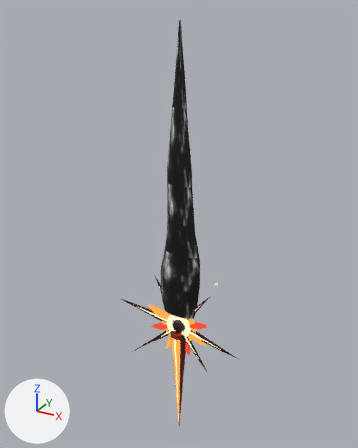
The glTF model models/starburst_sword/export/StarburstSword.glb: old version first, new version second.
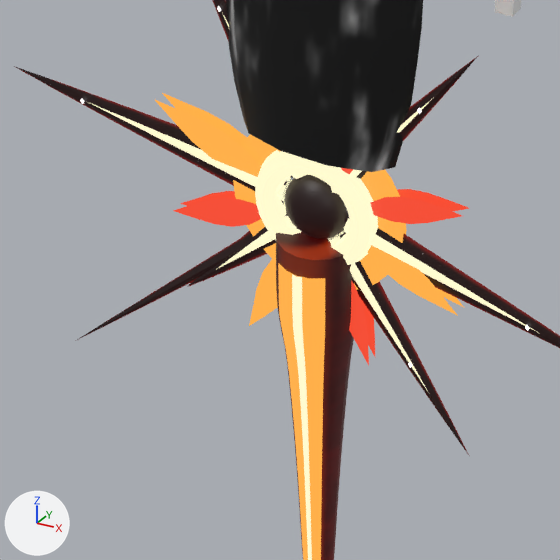
Each version is shown whole from a 50 mm camera at (2.257, -4.106, 3.302) aimed at (-0.247, 0.446, 1.026), then close up on the part from 33% to 63% of the width and 64% to 88% of the height. Lighting does not change. The marker at lower left points along +X, +Y and +Z. The older version's two pictures come first. Vertices at exactly the same position are counted once.

The first close-up shows 'Aura', 'FlameRed', 'GlowOrange', 'GlowYellow', 'Handle', 'Shell' and 2 more.
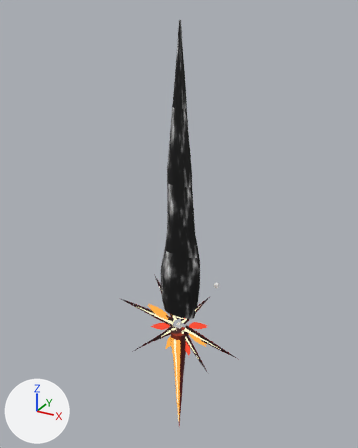
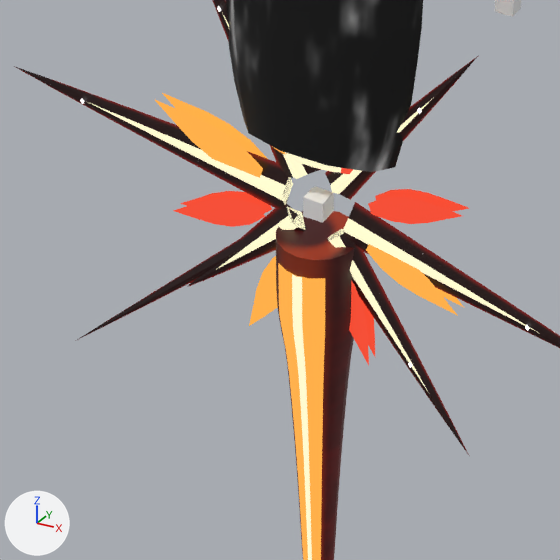
The change in detail:
me_gloworange is used by ob_gloworange; location (0.0, 0.0, 0.0).
me_gloworange had 1765 vertices, 3148 faces and spanned x -0.47..0.4, y -0.1..0.1, z -1.43..3.0.
me_gloworange now has 1637 vertices, 3020 faces and spans x -0.47..0.4, y -0.1..0.1, z -1.43..3.0.
me_gloworange part 1: the loose piece of 64 vertices spanning x -0.22..0.22, y 0.01, z -0.22..0.22 is deleted.
me_gloworange part 2: the loose piece of 64 vertices spanning x -0.22..0.22, y -0.01, z -0.22..0.22 is deleted.
me_glowyellow is used by ob_glowyellow; location (0.0, 0.0, 0.0).
me_glowyellow had 1947 vertices, 3736 faces and spanned x -0.75..0.67, y -0.1..0.1, z -1.43..3.0.
me_glowyellow now has 1691 vertices, 3224 faces and spans x -0.75..0.67, y -0.1..0.1, z -1.43..3.0.
me_glowyellow part 3: the loose piece of 256 vertices spanning x -0.16..0.16, y -0.04..0.04, z -0.16..0.16 is deleted.
me_shell is used by ob_shell; location (0.0, 0.0, 0.0).
me_shell had 1492 vertices, 2940 faces and spanned x -0.82..0.74, y -0.06..0.06, z -0.63..3.0.
me_shell now has 1296 vertices, 2560 faces and spans x -0.82..0.74, y -0.03..0.03, z -0.63..3.0.
me_shell part 4: the loose piece of 146 vertices spanning x -0.08..0.08, y -0.06..0.06, z -0.08..0.08 is deleted.
Other edits to the shape of me_shell do not show in these pictures.

What differs and where, as boxes [x1, y1, x2, y2] in the close-ups (560 x 560 px):
part 1 of me_gloworange, deleted (mostly hidden): before [250, 134, 407, 234]
part 2 of me_gloworange, deleted (mostly hidden): before [233, 135, 404, 290]
part 3 of me_glowyellow, deleted: before [255, 150, 378, 265]
part 4 of me_shell, deleted: before [284, 174, 349, 239]
